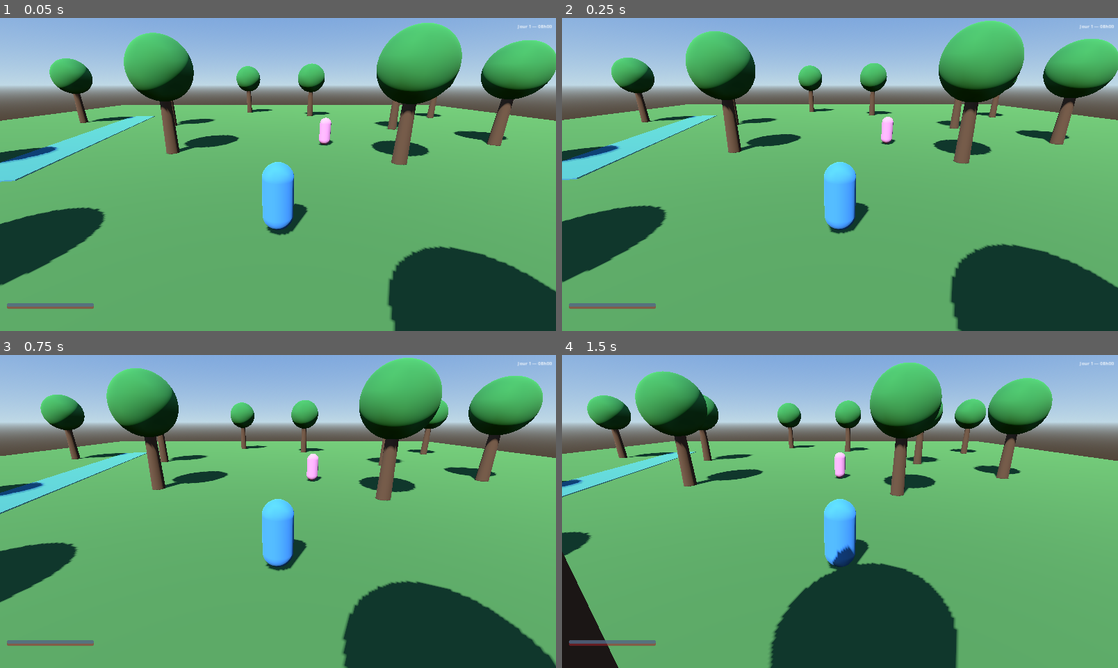
Above: before the commit, frames 1-4 (two rows, left to right).
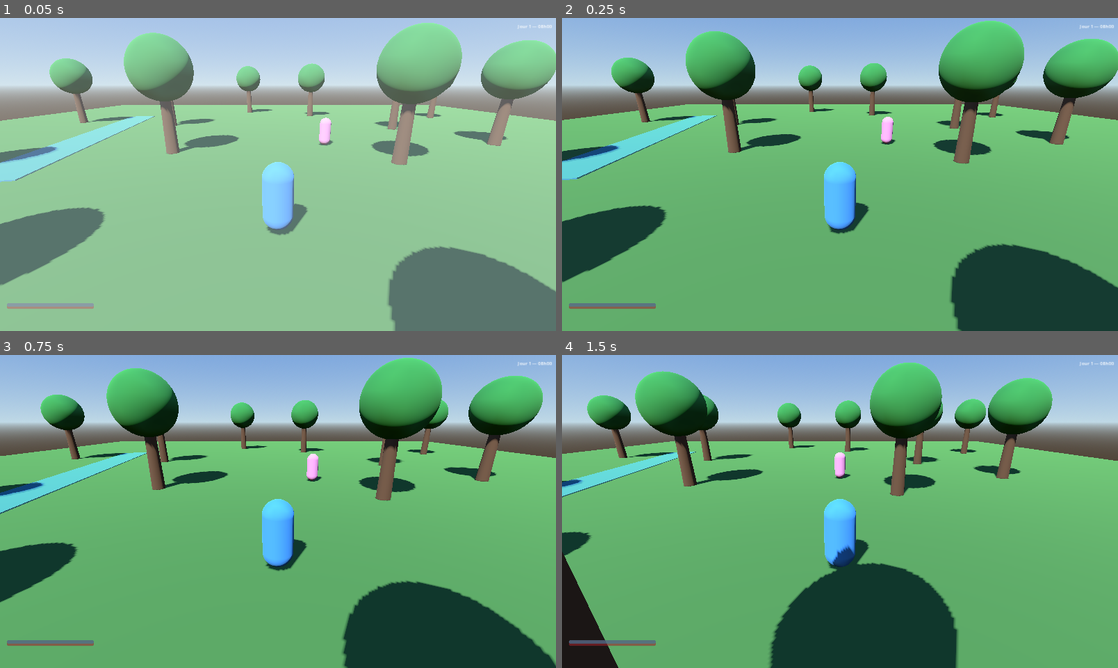
Above: after the commit, the same moments.

Repository: mdzzdemon-code/polo
Game: Godot game, scene res://core/main.tscn
The game is run twice, just before and just after one commit, with the same random seed, the same clock (stepped at 60 frames per second) and the same inputs.
Inputs (mouse positions are in pixels of both pictures, inside the frame that each line leads up to):
- Up to frame 1 (0.05 s): no input
- Up to frame 2 (0.25 s): no input
- Up to frame 3 (0.75 s): tap Enter at 0.5 s; move the mouse to (400, 495) at 0.52 s; hold D from 0.53 s (still down); hold Tab from 0.53 s (still down); click (400, 495) at 0.67 s
- Up to frame 4 (1.5 s): tap Space at 0.77 s; move the mouse to (728, 527) at 1.27 s; release D at 1.28 s; release Tab at 1.28 s; hold S from 1.28 s (still down); tap E at 1.35 s; click (728, 527) at 1.42 s

The runs differ from the first frame. In frame 1, 98% of the frame differs, in the area x 0-100%, y 0-100%; in frame 2, less than 0.1%; in frame 3, nothing differs; in frame 4, nothing differs.

Commit message:
Wire audio and a glitch VFX overlay (step 23)
AudioManager's play_sfx/play_music paths were built earlier but never
exercised — added seven short procedural placeholder WAVs (generated with
a throwaway Python script, not composed music, just proof the pipeline
works: interact, pickup, hit, dodge, parry, glitch, quest_complete SFX,
plus a soft ambient drone for Foret_Aube's Music bus) and wired real call
sites: E-to-interact, item pickup, player attacks landing, dodge, a
successful parry, and quest completion.

New GlitchVFX (full-screen flicker + SFX on RealityManager.glitch_triggered)
kept deliberately out of RealityManager itself so the rules system stays
decoupled from presentation — it's the one place a glitch becomes
audiovisual instead of just a flag.

Isolated and documented a headless-only artifact: "resources still in use
at exit" only appears when an AudioStreamPlayer is still playing at a
forced --quit-after kill (confirmed by toggling the forest's ambient
track on/off) — not a real leak, noted in docs/architecture.md alongside
the existing dummy-renderer mesh warning note.

Co-Authored-By: Claude Sonnet 5 <noreply@anthropic.com>
Claude-Session: https://claude.ai/code/session_01Pj1EeMJHdXREJX1cDUYCmg

Diff:
--- a/core/main.tscn
+++ b/core/main.tscn
@@ -9,6 +9,7 @@
 [ext_resource type="PackedScene" path="res://ui/CarnetRealite/carnet_realite_ui.tscn" id="7"]
 [ext_resource type="Script" path="res://ui/Menus/menu_hotkeys.gd" id="8"]
 [ext_resource type="PackedScene" path="res://ui/Menus/ending_screen.tscn" id="9"]
+[ext_resource type="PackedScene" path="res://reality/Glitches/glitch_vfx.tscn" id="10"]
 
 [node name="Main" type="Node3D"]
 script = ExtResource("1")
@@ -29,6 +30,8 @@
 
 [node name="CarnetRealiteUI" parent="UI" instance=ExtResource("7")]
 
+[node name="GlitchVFX" parent="UI" instance=ExtResource("10")]
+
 [node name="EndingScreen" parent="UI" instance=ExtResource("9")]
 
 [node name="MenuHotkeys" type="Node" parent="."]
--- a/narrative/Quests/quest_manager.gd
+++ b/narrative/Quests/quest_manager.gd
@@ -68,6 +68,7 @@
 		return
 	completed_quests.append(quest_id)
 	EventManager.set_flag("quest/%s/completed" % quest_id)
+	AudioManager.play_sfx("quest_complete")
 	var q: QuestData = all_quests.get(quest_id)
 	if q:
 		if q.reward_memory_id != &"":
--- a/player/combat.gd
+++ b/player/combat.gd
@@ -109,6 +109,7 @@
 		if keywords and target.has_method("get_weakness_tags"):
 			mult = keywords.damage_multiplier_against(target.get_weakness_tags())
 		target.receive_hit(weapon.damage * mult, weapon.poise_damage, player, weapon)
+		AudioManager.play_sfx("hit")
 
 
 func _try_dodge() -> void:
@@ -116,6 +117,7 @@
 	_state_timer = dodge_duration
 	is_invulnerable = true
 	dodged.emit()
+	AudioManager.play_sfx("dodge")
 	var dir: Vector3 = player.velocity
 	dir.y = 0.0
 	if dir.length() < 0.1:
@@ -174,6 +176,7 @@
 		return
 	if state == "parrying" and weapon != null and weapon.can_be_parried:
 		parry_succeeded.emit()
+		AudioManager.play_sfx("parry")
 		if attacker and attacker.has_method("receive_hit"):
 			attacker.receive_hit(0.0, poise_damage * 2.0, player)
 		return
--- a/player/interaction.gd
+++ b/player/interaction.gd
@@ -47,5 +47,6 @@
 	var key_down := Input.is_physical_key_pressed(KEY_E)
 	if key_down and not _was_key_down and current_focus != null:
 		if current_focus.has_method("interact"):
+			AudioManager.play_sfx("interact")
 			current_focus.interact(player)
 	_was_key_down = key_down
--- /dev/null
+++ b/reality/Glitches/glitch_vfx.gd
@@ -0,0 +1,16 @@
+extends ColorRect
+## Full-screen flicker + SFX reacting to RealityManager glitches. Kept out of
+## RealityManager itself so the "rules" system stays decoupled from
+## presentation — this node is the one place glitches become audiovisual.
+
+func _ready() -> void:
+	color = Color(1, 1, 1, 0.0)
+	mouse_filter = Control.MOUSE_FILTER_IGNORE
+	RealityManager.glitch_triggered.connect(_on_glitch)
+
+
+func _on_glitch(_glitch_id: StringName) -> void:
+	AudioManager.play_sfx("glitch")
+	color = Color(1, 1, 1, 0.35)
+	var tween := create_tween()
+	tween.tween_property(self, "color:a", 0.0, 0.25)
--- /dev/null
+++ b/reality/Glitches/glitch_vfx.tscn
@@ -0,0 +1,12 @@
+[gd_scene load_steps=2 format=3]
+
+[ext_resource type="Script" path="res://reality/Glitches/glitch_vfx.gd" id="1"]
+
+[node name="GlitchVFX" type="ColorRect"]
+layout_mode = 3
+anchors_preset = 15
+anchor_right = 1.0
+anchor_bottom = 1.0
+mouse_filter = 2
+color = Color(1, 1, 1, 0)
+script = ExtResource("1")
--- a/world/Interactive/pickup.gd
+++ b/world/Interactive/pickup.gd
@@ -16,6 +16,7 @@
 	if item == null:
 		return
 	player.inventory.add_item(item, quantity)
+	AudioManager.play_sfx("pickup")
 	EventManager.fire("item_picked_up", {"item_id": item.id})
 	hide()
 	set_deferred("monitoring", false)
--- a/world/Solenne/Foret_Aube/foret_aube.tscn
+++ b/world/Solenne/Foret_Aube/foret_aube.tscn
@@ -48,6 +48,7 @@
 [node name="ForetAube" type="Node3D"]
 script = ExtResource("1")
 region_id = &"foret_aube"
+ambient_music_path = "res://audio/Music/ambient_placeholder.wav"
 
 [node name="WorldEnvironment" type="WorldEnvironment" parent="."]
 environment = SubResource("Environment_1")
Not shown, added: audio/Music/ambient_placeholder.wav.import
Not shown, added: audio/SFX/dodge.wav.import
Not shown, added: audio/SFX/glitch.wav.import
Not shown, added: audio/SFX/hit.wav.import
Not shown, added: audio/SFX/interact.wav.import
Not shown, added: audio/SFX/parry.wav.import
Not shown, added: audio/SFX/pickup.wav.import
Not shown, added: audio/SFX/quest_complete.wav.import
Not shown, added: audio/Music/ambient_placeholder.wav
Not shown, added: audio/SFX/dodge.wav
Not shown, added: audio/SFX/glitch.wav
Not shown, added: audio/SFX/hit.wav
(and 5 more such lines)
